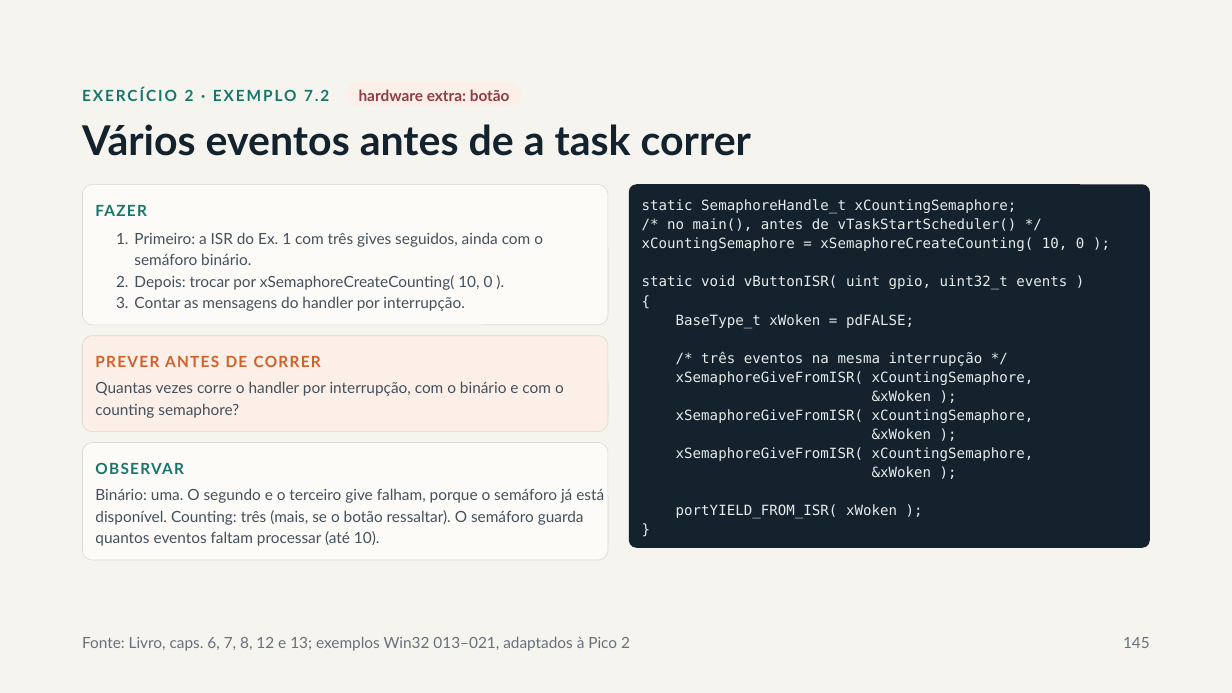
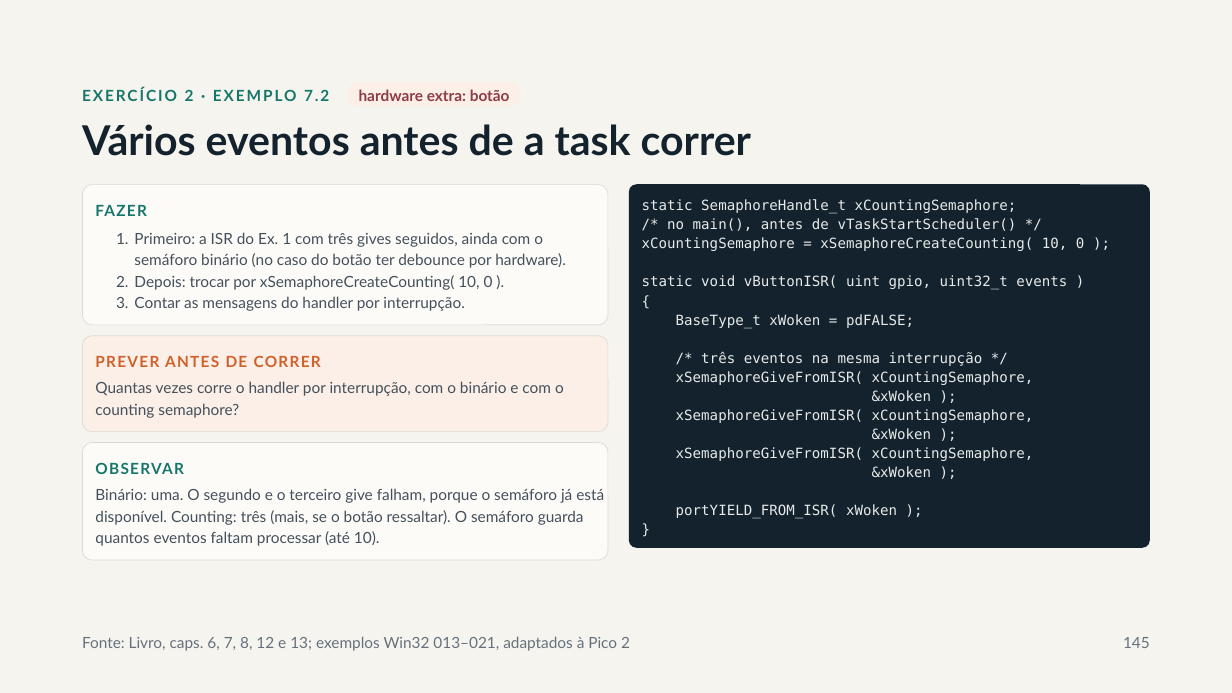
Before and after one commit to RPOA/Formacao_FreeRTOS, a slide deck: slide 145 of Slides/Formação FreeRTOS.pptx. Drawn at 1232x693 pixels with LibreOffice and Linux fonts; fonts in the diff are those of the drawing. Boxes give left, top, right and bottom in pixels: in the first picture for what was removed or moved away, otherwise in the second. Text is boxed around its words. In the diff, an @@ line names an element or a change of style, - is before the commit and + after.

```diff
--- a/Slides/Formação FreeRTOS.pptx
+++ b/Slides/Formação FreeRTOS.pptx
@@ text at (134, 232, 566, 268): text changed @@
-1. Primeiro: a ISR do Ex. 1 com três gives seguidos, ainda com o semáforo binário.
+1. Primeiro: a ISR do Ex. 1 com três gives seguidos, ainda com o semáforo binário (no caso do botão ter debounce por hardware).
```
Also in this commit, not shown: 22 other slides changed, 1 slide removed, 1 other file.
